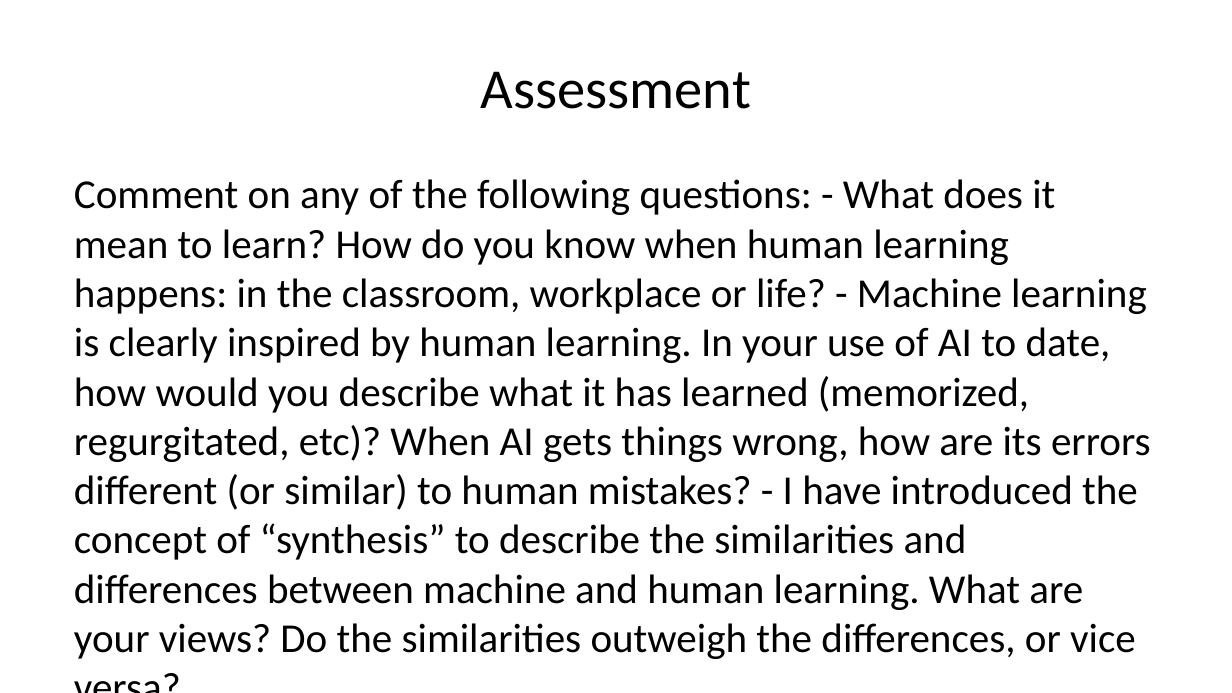
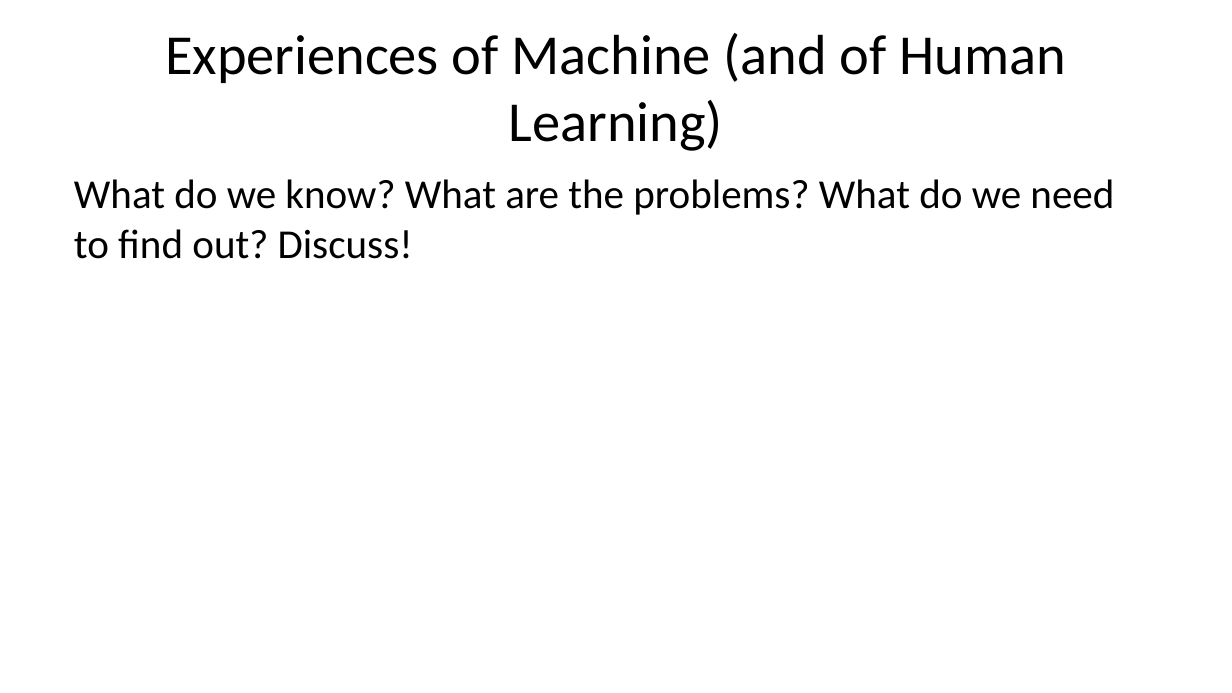
Before and after one commit to liammagee/machinespirits-content-philosophy, a slide deck: slide 4 of courses/479-fall-2026/479-lecture-1.pptx (slide 5 before the commit). Drawn at 1232x693 pixels with LibreOffice and Linux fonts; fonts in the diff are those of the drawing. Boxes give left, top, right and bottom in pixels: in the first picture for what was removed or moved away, otherwise in the second. Text is boxed around its words. In the diff, an @@ line names an element or a change of style, - is before the commit and + after.

```diff
--- a/courses/479-fall-2026/479-lecture-1.pptx
+++ b/courses/479-fall-2026/479-lecture-1.pptx
@@ title at <box>165,33,1067,151</box>: text changed @@
-Assessment
+Experiences of Machine (and of Human Learning)
@@ text at <box>74,179,1114,259</box>: text changed @@
-Comment on any of the following questions: - What does it mean to learn? How do you know when human learning happens: in the classroom, workplace or life? - Machine learning is clearly inspired by human learning. In your use of AI to date, how would you describe what it has learned (memorized, regurgitated, etc)? When AI gets things wrong, how are its errors different (or similar) to human mistakes? - I have introduced the concept of “synthesis” to describe the similarities and differences between machine and human learning. What are your views? Do the similarities outweigh the differences, or vice versa?
+What do we know? What are the problems? What do we need to find out? Discuss!
```
Also in this commit, not shown: 7 other slides changed, 13 slides added, 6 slides removed, 1 other file.
